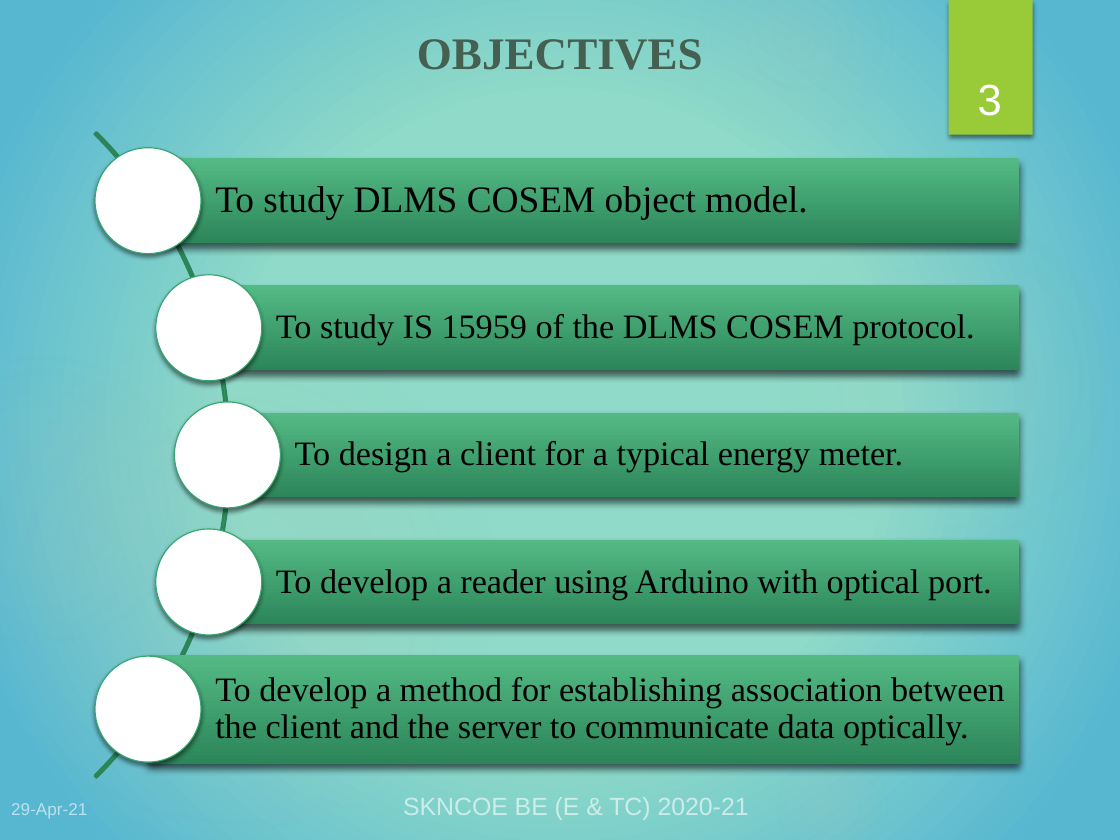
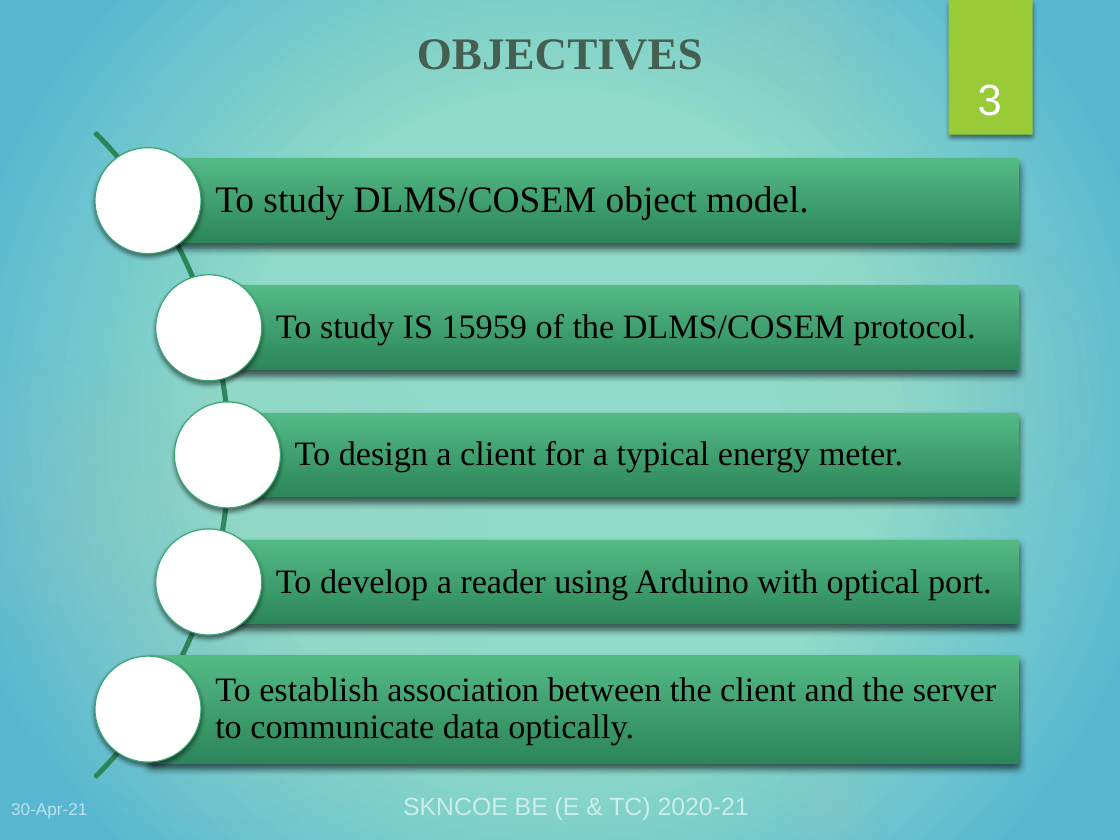
Before and after one commit to WorkWithSoham/Optical_Port_Data_Communication, a slide deck: slide 3 of FINAL OpticalPort-DataCommunication.pptx. Drawn at 1120x840 pixels with LibreOffice and Linux fonts; fonts in the diff are those of the drawing. Boxes give left, top, right and bottom in pixels: in the first picture for what was removed or moved away, otherwise in the second. Text is boxed around its words. In the diff, an @@ line names an element or a change of style, - is before the commit and + after.

```diff
--- a/FINAL OpticalPort-DataCommunication.pptx
+++ b/FINAL OpticalPort-DataCommunication.pptx
@@ text at bbox=[215, 186, 809, 220]: text changed @@
-To study DLMS COSEM object model.
+To study DLMS/COSEM object model.
@@ text at bbox=[276, 314, 975, 345]: text changed @@
-To study IS 15959 of the DLMS COSEM protocol.
+To study IS 15959 of the DLMS/COSEM protocol.
@@ text at bbox=[215, 677, 996, 745]: text changed @@
-To develop a method for establishing association between the client and the server to communicate data optically.
+To establish association between the client and the server to communicate data optically.
@@ text at bbox=[11, 803, 87, 819]: text changed @@
-29-Apr-21
+30-Apr-21
```
Also in this commit, not shown: 29 other slides changed.
